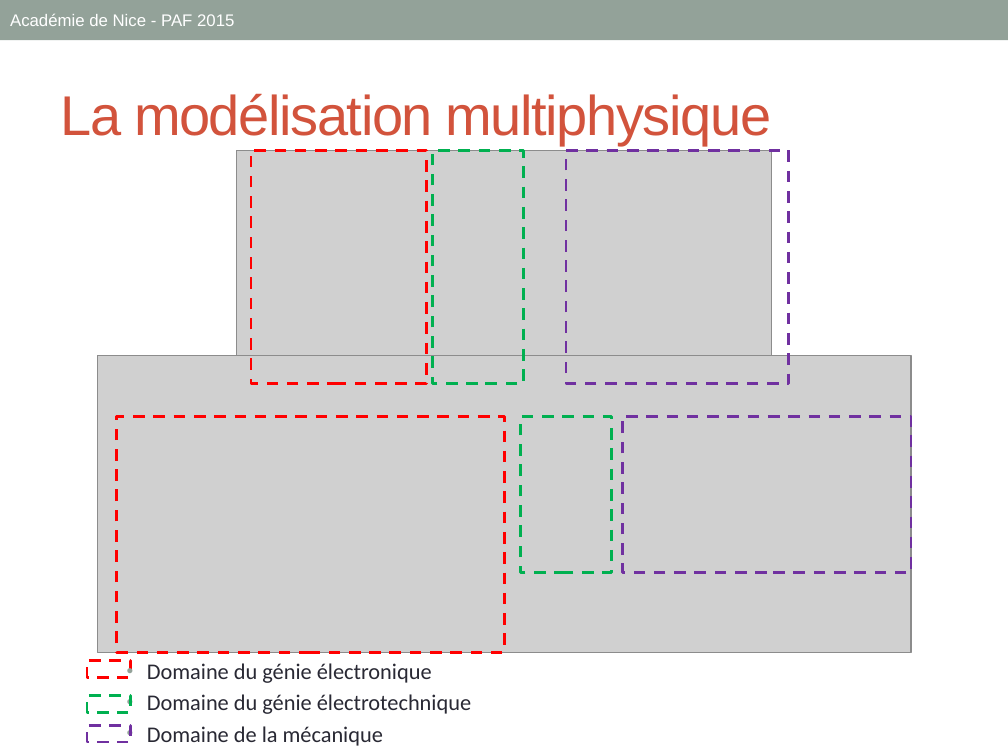
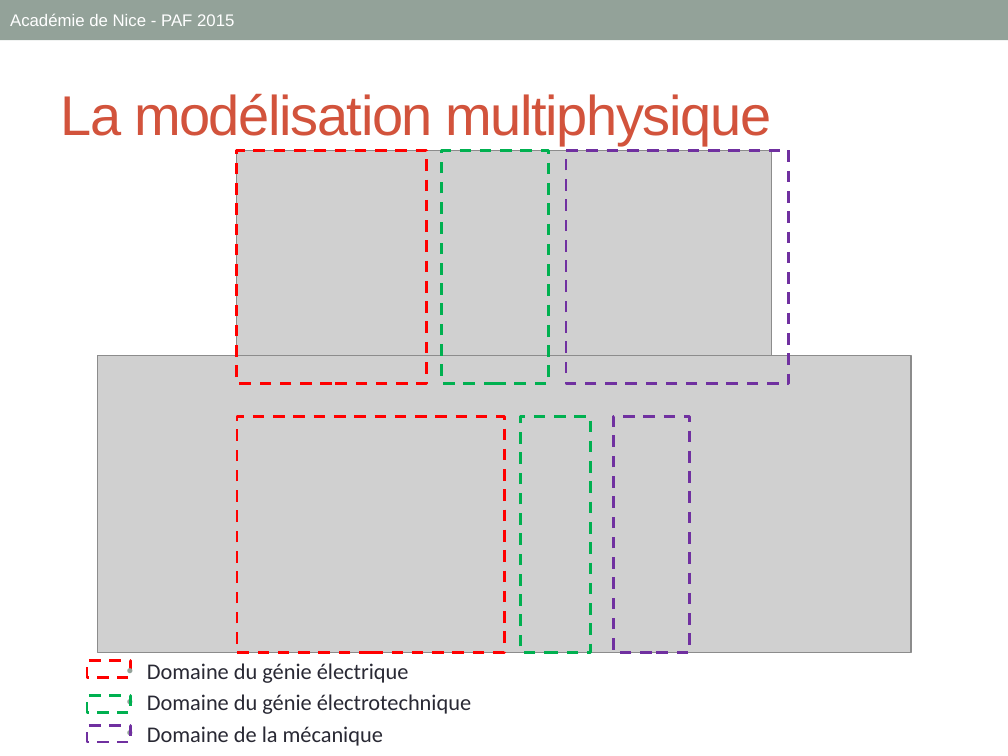
Before and after one commit to xpessoles/Formations, a slide deck: slide 2 of 01_ModelisationMultiphysique/Administratif/SCIL1_PPT.pptx. Drawn at 1008x756 pixels with LibreOffice and Linux fonts; fonts in the diff are those of the drawing; grey boxes stand for pictures. Boxes give left, top, right and bottom in pixels: in the first picture for what was removed or moved away, otherwise in the second. Text is boxed around its words. In the diff, an @@ line names an element or a change of style, - is before the commit and + after.

```diff
--- a/01_ModelisationMultiphysique/Administratif/SCIL1_PPT.pptx
+++ b/01_ModelisationMultiphysique/Administratif/SCIL1_PPT.pptx
@@ rectangle: place and size @@
-rectangle at (251, 150, 426, 383)
+rectangle at (237, 150, 426, 383)
@@ rectangle: place and size @@
-rectangle at (432, 150, 523, 383)
+rectangle at (442, 150, 548, 383)
@@ rectangle: place and size @@
-rectangle at (117, 416, 504, 652)
+rectangle at (237, 416, 504, 652)
@@ rectangle: place and size @@
-rectangle at (521, 416, 612, 573)
+rectangle at (521, 416, 591, 652)
@@ rectangle: place and size @@
-rectangle at (623, 416, 911, 573)
+rectangle at (614, 416, 690, 652)
@@ text at (147, 663, 409, 683): text changed @@
-• Domaine du génie électronique
+• Domaine du génie électrique
```
Also in this commit, not shown: 2 other slides changed, 12 other files.
